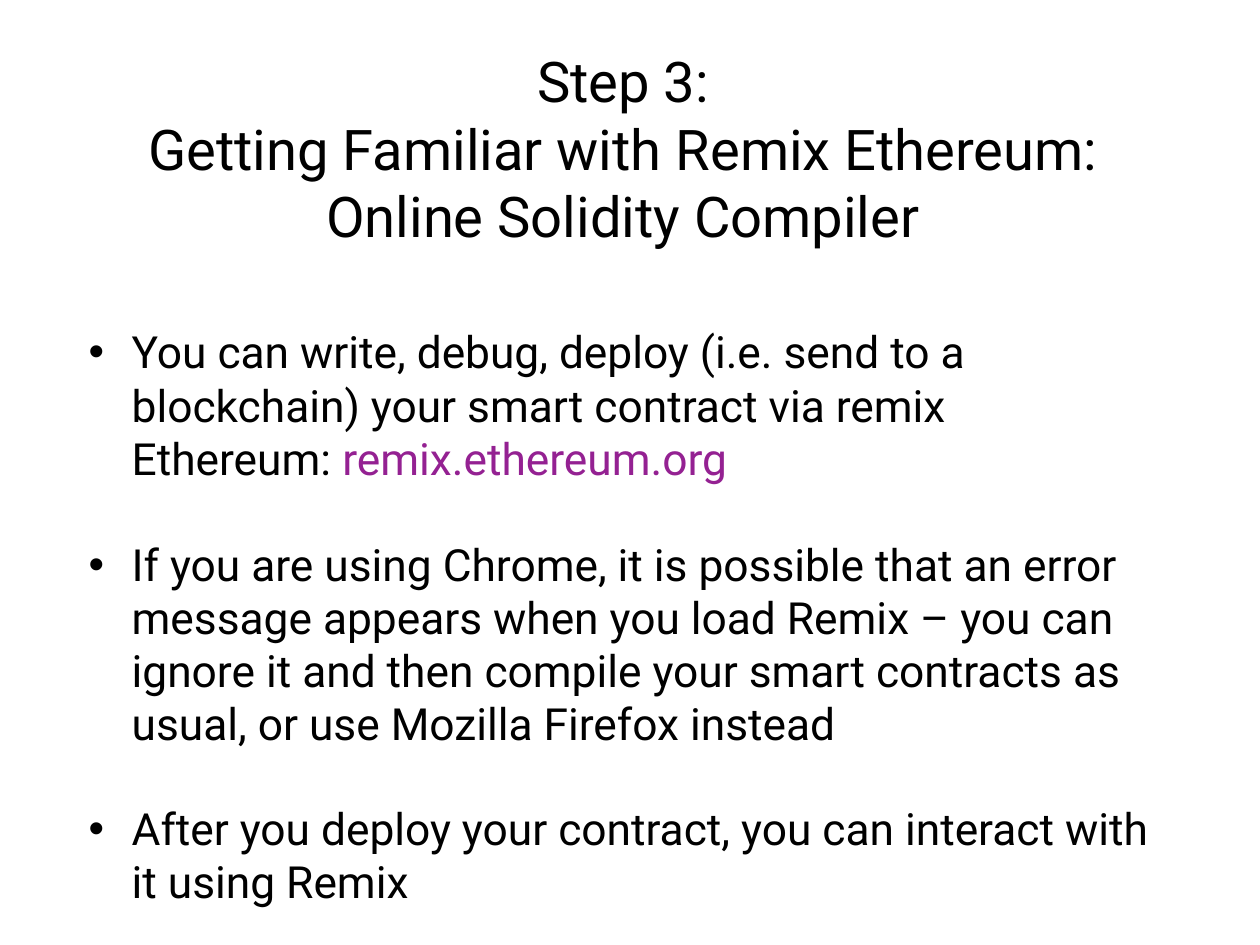
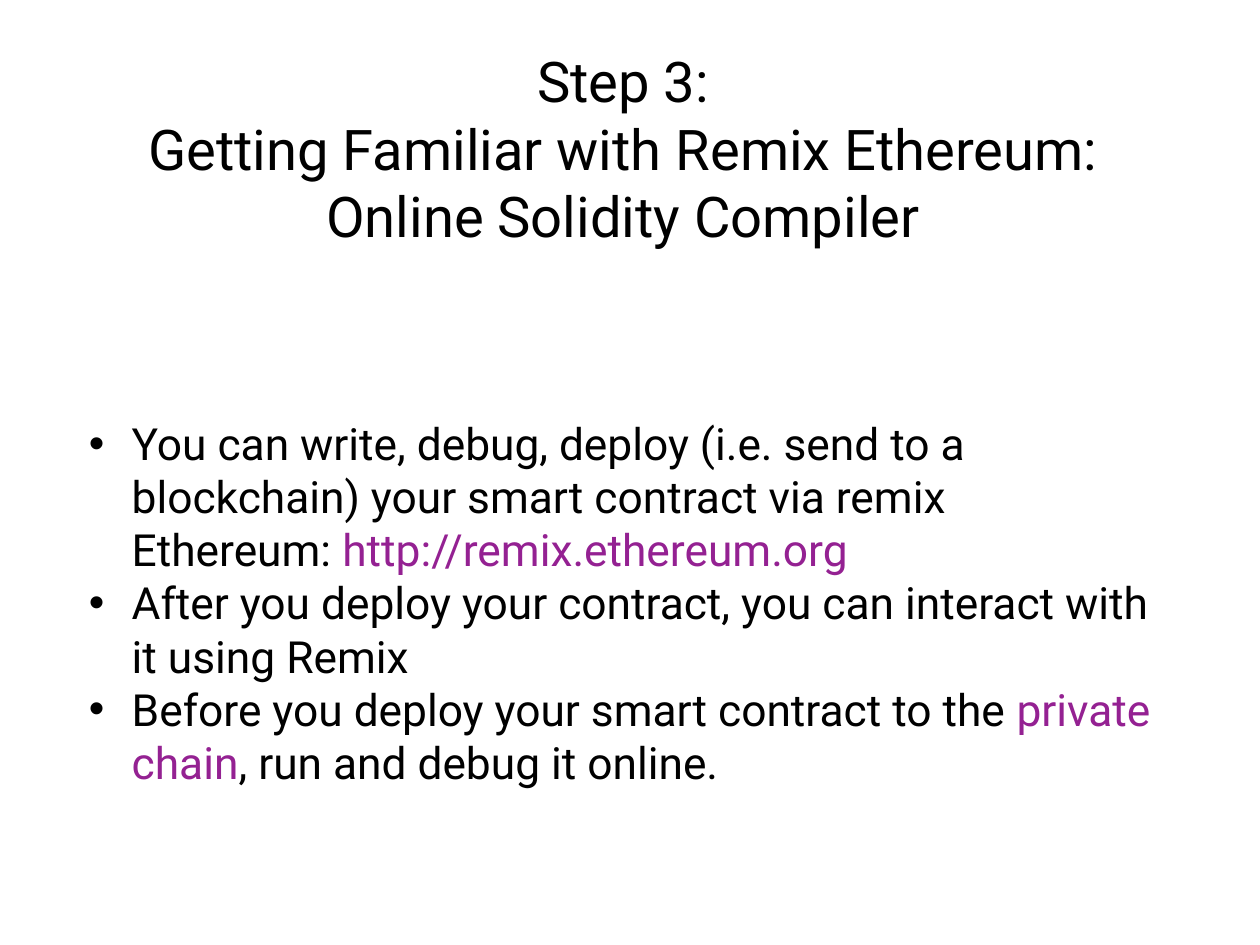
Before and after one commit to solegga/blockchaincourse, a slide deck: slide 10 of How_to_connect_to_university_of_edinburgh_private_blockchain.pptx. Drawn at 1260x945 pixels with LibreOffice and Linux fonts; fonts in the diff are those of the drawing. Boxes give left, top, right and bottom in pixels: in the first picture for what was removed or moved away, otherwise in the second. Text is boxed around its words. In the diff, an @@ line names an element or a change of style, - is before the commit and + after.

Commit message:
Update instructions with new remix interface

```diff
--- a/How_to_connect_to_university_of_edinburgh_private_blockchain.pptx
+++ b/How_to_connect_to_university_of_edinburgh_private_blockchain.pptx
@@ text at [132, 425, 965, 576]: text changed @@
-• You can write, debug, deploy (i.e. send to a blockchain) your smart contract via remix Ethereum: remix.ethereum.org
-• If you are using Chrome, it is possible that an error message appears when you load Remix – you can ignore it and then compile your smart contracts as usual, or use Mozilla Firefox instead
+• You can write, debug, deploy (i.e. send to a blockchain) your smart contract via remix Ethereum: http://remix.ethereum.org
@@ text at [132, 585, 1148, 683]: indent changed; less space between paragraphs @@
@@ text at [132, 692, 1151, 789]: paragraph added @@
+• Before you deploy your smart contract to the private chain, run and debug it online.
```
Also in this commit, not shown: 20 other slides changed, 3 slides added, 1 other file.
